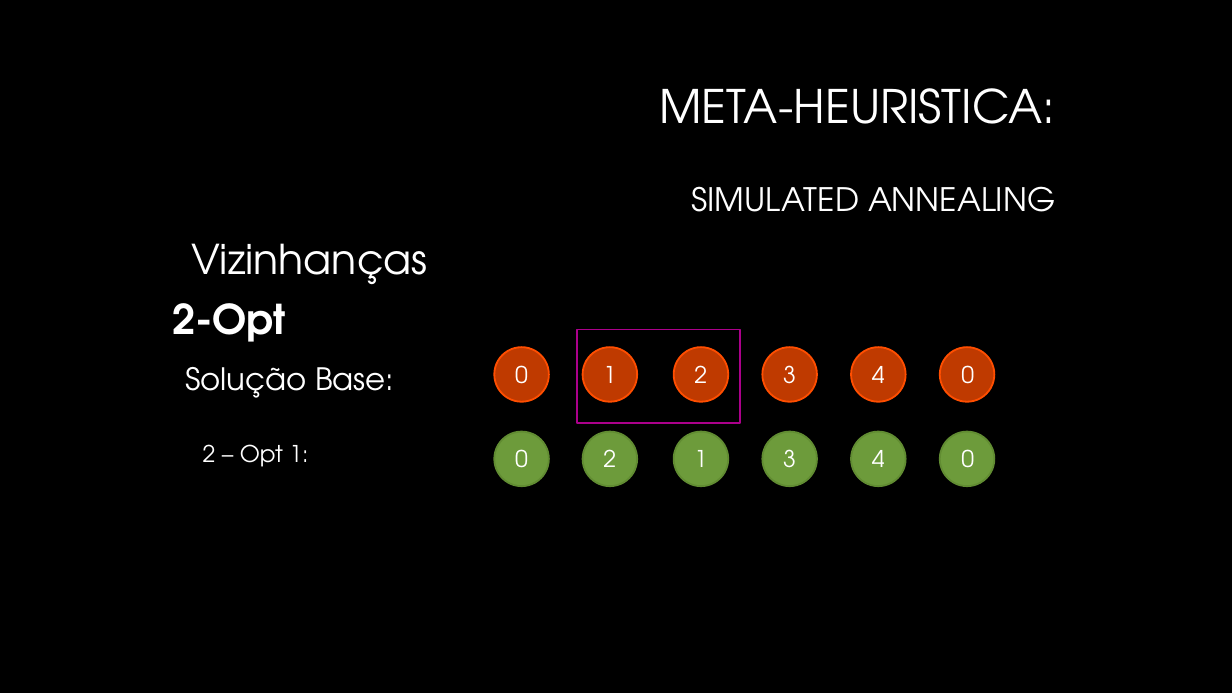
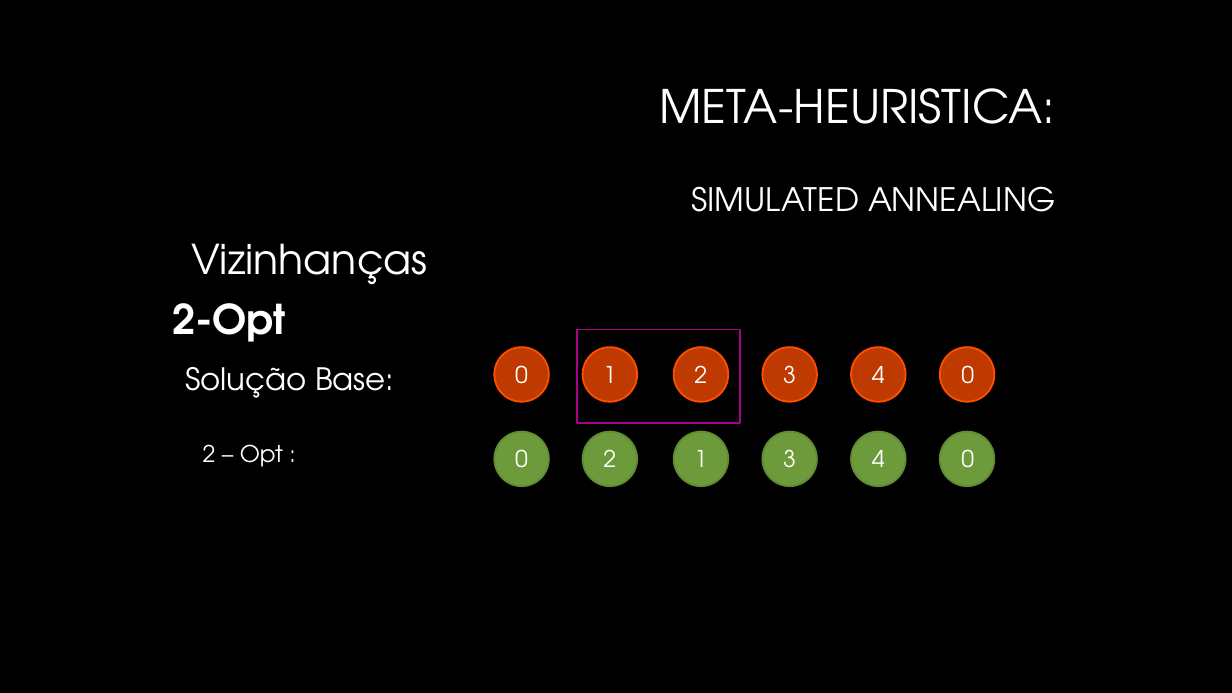
Before and after one commit to Pedro-Magalhaes/IA-Trabalho01, a slide deck: slide 6 of Apresentacao.pptx. Drawn at 1232x693 pixels with LibreOffice and Linux fonts; fonts in the diff are those of the drawing; background and template pictures are left out. Boxes give left, top, right and bottom in pixels: in the first picture for what was removed or moved away, otherwise in the second. Text is boxed around its words. In the diff, an @@ line names an element or a change of style, - is before the commit and + after.

```diff
--- a/Apresentacao.pptx
+++ b/Apresentacao.pptx
@@ text at box(203, 444, 283, 467): text changed @@
-2 – Opt 1:
+2 – Opt :
```
Also in this commit, not shown: 3 other slides changed, 3 slides added.
